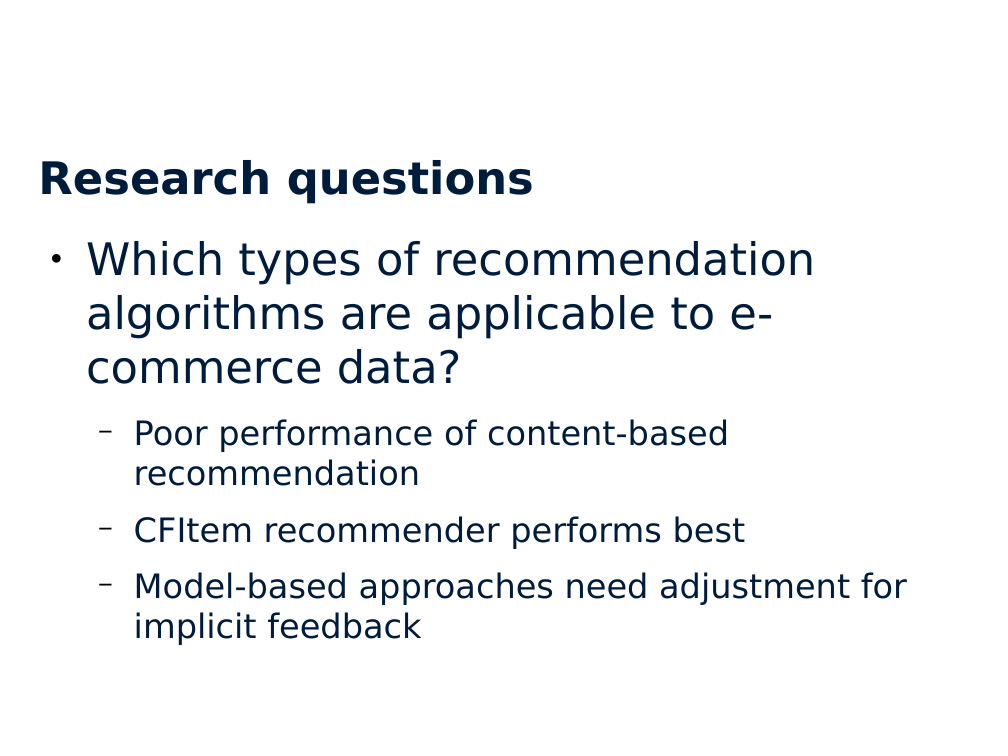
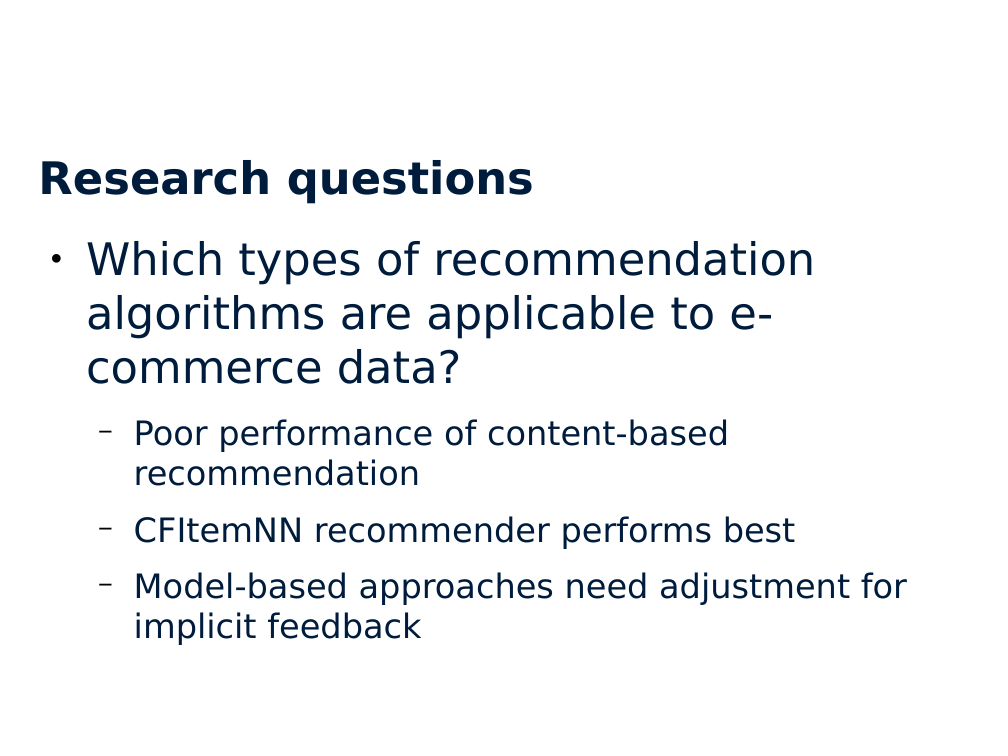
Before and after one commit to stedeck/MasterThesis, a slide deck: slide 36 of presentations/master.odp. Drawn at 1008x756 pixels with LibreOffice and Linux fonts; fonts in the diff are those of the drawing; background and template pictures are left out. Boxes give left, top, right and bottom in pixels: in the first picture for what was removed or moved away, otherwise in the second. Text is boxed around its words. In the diff, an @@ line names an element or a change of style, - is before the commit and + after.

```diff
--- a/presentations/master.odp
+++ b/presentations/master.odp
@@ text at (134, 516, 796, 549): text changed @@
-  − CFItem recommender performs best
+  − CFItemNN recommender performs best
```
Also in this commit, not shown: 1 other slide changed.
